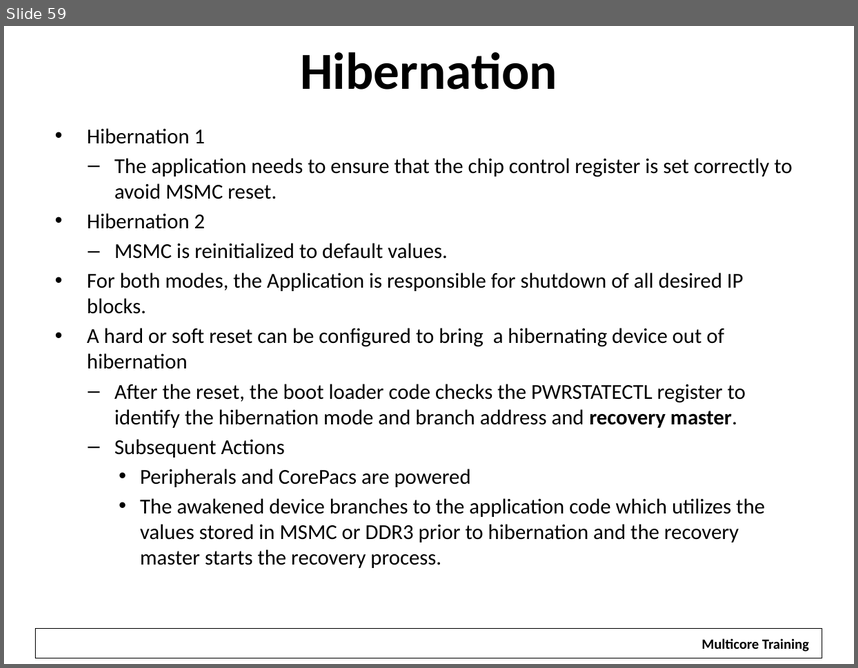
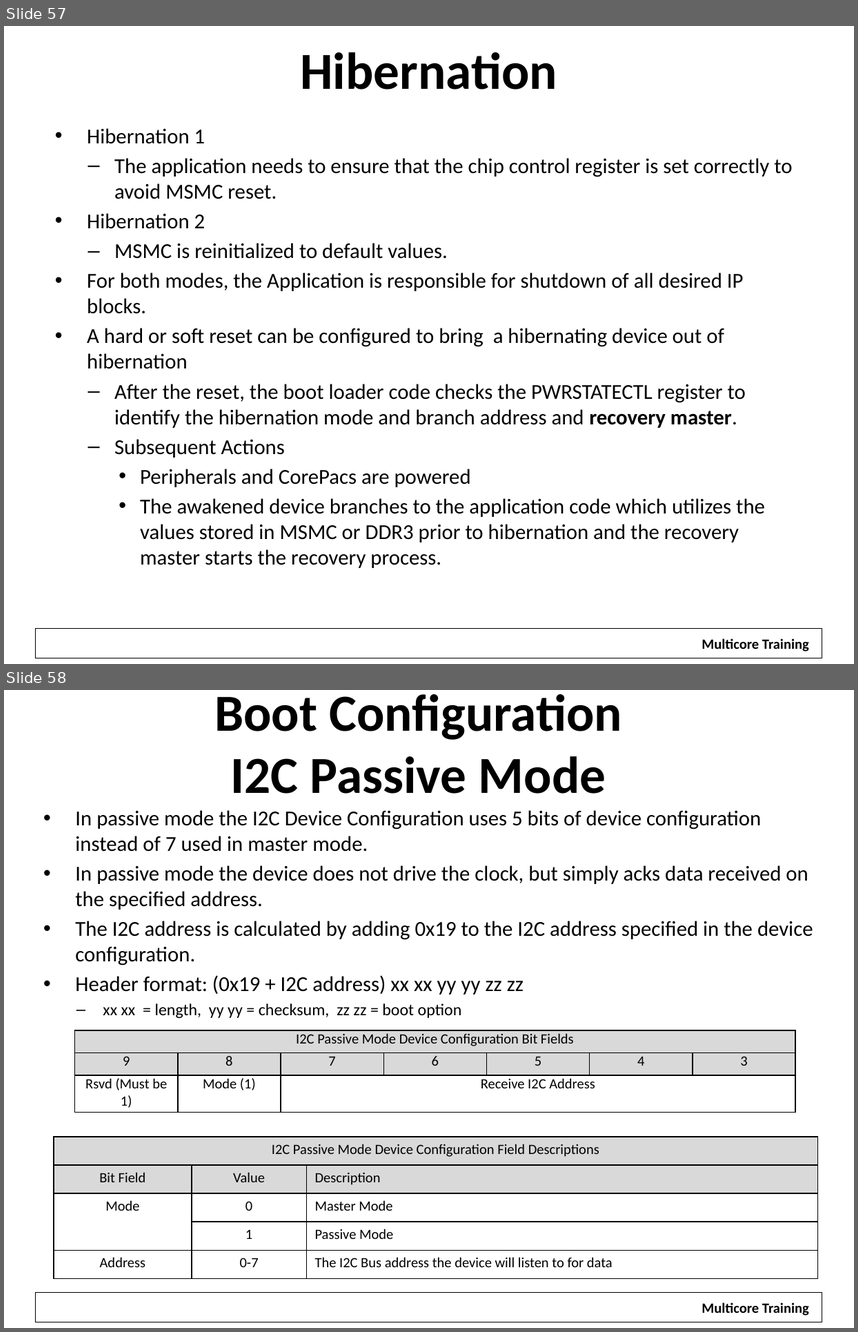
Before and after one commit to hari1989/keystone-workshop, a slide deck: preliminary/Working/presentations/KeyStone_2_ Bootloader_v2.pptx. Shown one above the other, each under a label of ours: slide 59 before the commit, slides 57 and 58 after it. The pictures are 858x668 and 858x1332 pixels, drawn with LibreOffice and Linux fonts; fonts in the diff are those of the drawing; background and template pictures are left out. Boxes give left, top, right and bottom in pixels: in the first picture for what was removed or moved away, otherwise in the second. Text is boxed around its words. In the diff, an @@ line names an element or a change of style, - is before the commit and + after.

```diff
--- a/preliminary/Working/presentations/KeyStone_2_ Bootloader_v2.pptx
+++ b/preliminary/Working/presentations/KeyStone_2_ Bootloader_v2.pptx
@@ slide 58 added at box(4, 690, 854, 1328), background #FFFFFF; not listed: 2 template elements that a slide beside it also shows @@
@@ title added at box(214, 694, 622, 793), 44 pt, text #000000, bold @@
+Boot Configuration
+I2C Passive Mode
@@ text added at box(75, 810, 813, 1018), 18 pt, text #000000 @@
+• In passive mode the I2C Device Configuration uses 5 bits of device configuration instead of 7 used in master mode.
+• In passive mode the device does not drive the clock, but simply acks data received on the specified address.
+• The I2C address is calculated by adding 0x19 to the I2C address specified in the device configuration.
+• Header format: (0x19 + I2C address) xx xx yy yy zz zz
+  – xx xx = length, yy yy = checksum, zz zz = boot option
@@ table added at box(74, 1030, 795, 1112), 3 rows, 7 columns @@
+I2C Passive Mode Device Configuration Bit Fields |  |  |  |  |  | 
+9 | 8 | 7 | 6 | 5 | 4 | 3
+Rsvd (Must be 1) | Mode (1) | Receive I2C Address |  |  |  | 
@@ table added at box(53, 1136, 818, 1279), 5 rows, 3 columns @@
+I2C Passive Mode Device Configuration Field Descriptions |  | 
+Bit Field | Value | Description
+Mode | 0 | Master Mode
+ | 1 | Passive Mode
+Address | 0-7 | The I2C Bus address the device will listen to for data
@@ what was slide 59 is now slide 57 @@
```
Also in this commit, not shown: 12 slides changed, 7 other slides added, 2 slides removed.
